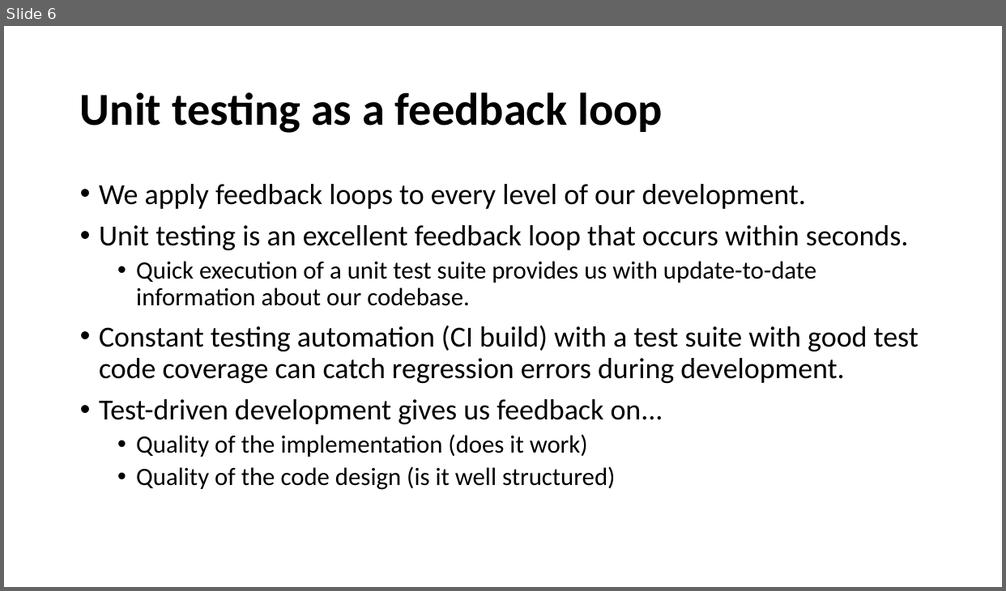
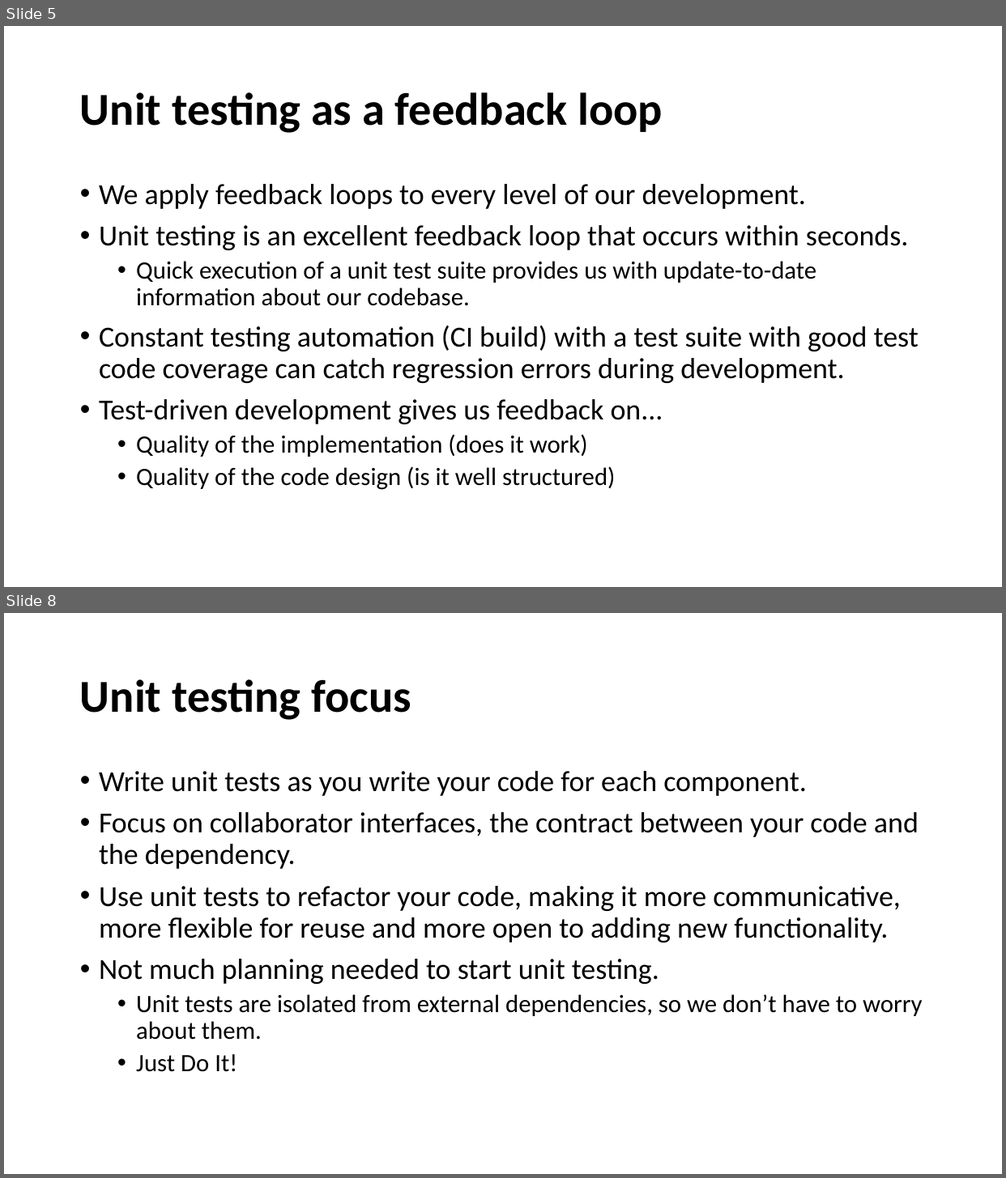
Before and after one commit to cebartling/test-driven, a slide deck: presentations/Introduction to Test-Driven Development.pptx. Shown one above the other, each under a label of ours: slide 6 before the commit, slides 5 and 8 after it; the slides between them are not shown. The pictures are 1006x591 and 1006x1178 pixels, drawn with LibreOffice and Linux fonts; fonts in the diff are those of the drawing. Boxes give left, top, right and bottom in pixels: in the first picture for what was removed or moved away, otherwise in the second. Text is boxed around its words. In the diff, an @@ line names an element or a change of style, - is before the commit and + after.

```diff
--- a/presentations/Introduction to Test-Driven Development.pptx
+++ b/presentations/Introduction to Test-Driven Development.pptx
@@ slide 8 added at [4, 613, 1002, 1174], background #FFFFFF @@
@@ title added at [80, 679, 411, 720], 44 pt, text #000000, bold @@
+Unit testing focus
@@ text added at [99, 771, 922, 1072], 28 pt, text #000000 @@
+• Write unit tests as you write your code for each component.
+• Focus on collaborator interfaces, the contract between your code and the dependency.
+• Use unit tests to refactor your code, making it more communicative, more flexible for reuse and more open to adding new functionality.
+• Not much planning needed to start unit testing.
+  • Unit tests are isolated from external dependencies, so we don’t have to worry about them.
+  • Just Do It!
@@ what was slide 6 is now slide 5 @@
```
Also in this commit, not shown: 1 slide changed, 5 other slides added.
